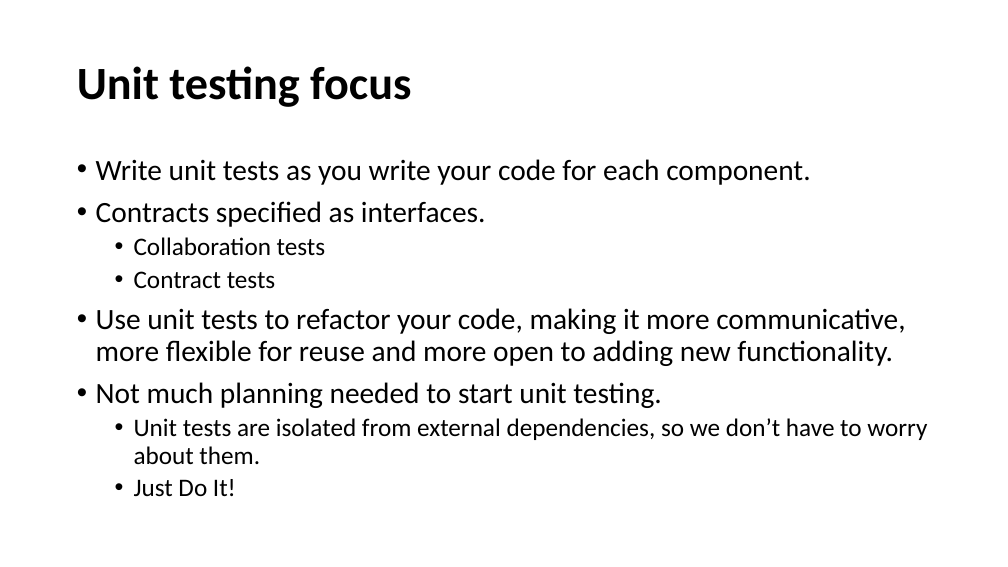
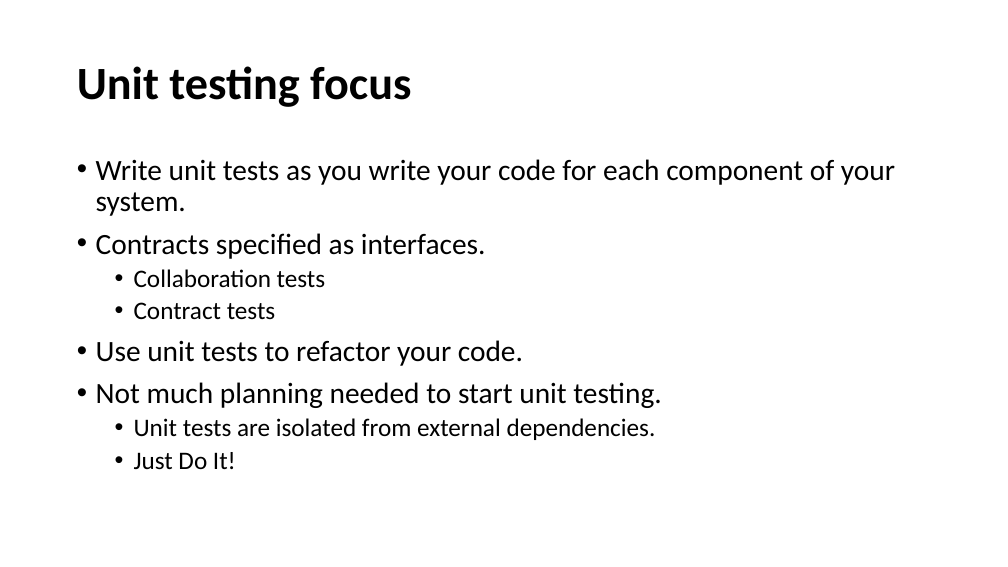
Before and after one commit to cebartling/test-driven, a slide deck: slide 8 of presentations/Introduction to Test-Driven Development.pptx (slide 9 before the commit). Drawn at 1008x567 pixels with LibreOffice and Linux fonts; fonts in the diff are those of the drawing. Boxes give left, top, right and bottom in pixels: in the first picture for what was removed or moved away, otherwise in the second. Text is boxed around its words. In the diff, an @@ line names an element or a change of style, - is before the commit and + after.

Commit message:
Updated presentation

```diff
--- a/presentations/Introduction to Test-Driven Development.pptx
+++ b/presentations/Introduction to Test-Driven Development.pptx
@@ text at (x1=96, y1=159, x2=895, y2=216): text changed @@
-• Write unit tests as you write your code for each component.
+• Write unit tests as you write your code for each component of your system.
@@ text at (x1=96, y1=340, x2=523, y2=366): text changed @@
-• Use unit tests to refactor your code, making it more communicative, more flexible for reuse and more open to adding new functionality.
+• Use unit tests to refactor your code.
@@ text at (x1=134, y1=418, x2=656, y2=440): text changed @@
-  • Unit tests are isolated from external dependencies, so we don’t have to worry about them.
+  • Unit tests are isolated from external dependencies.
```
Also in this commit, not shown: 4 other slides changed, 5 slides removed.
